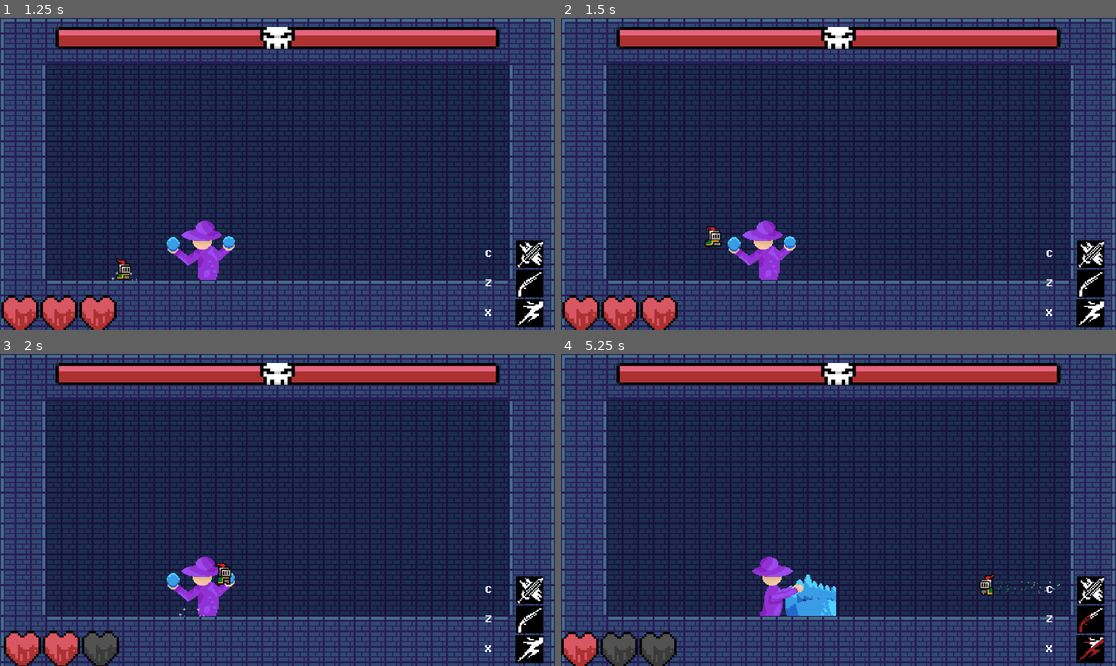
Above: before the commit, frames 1-4 (two rows, left to right).
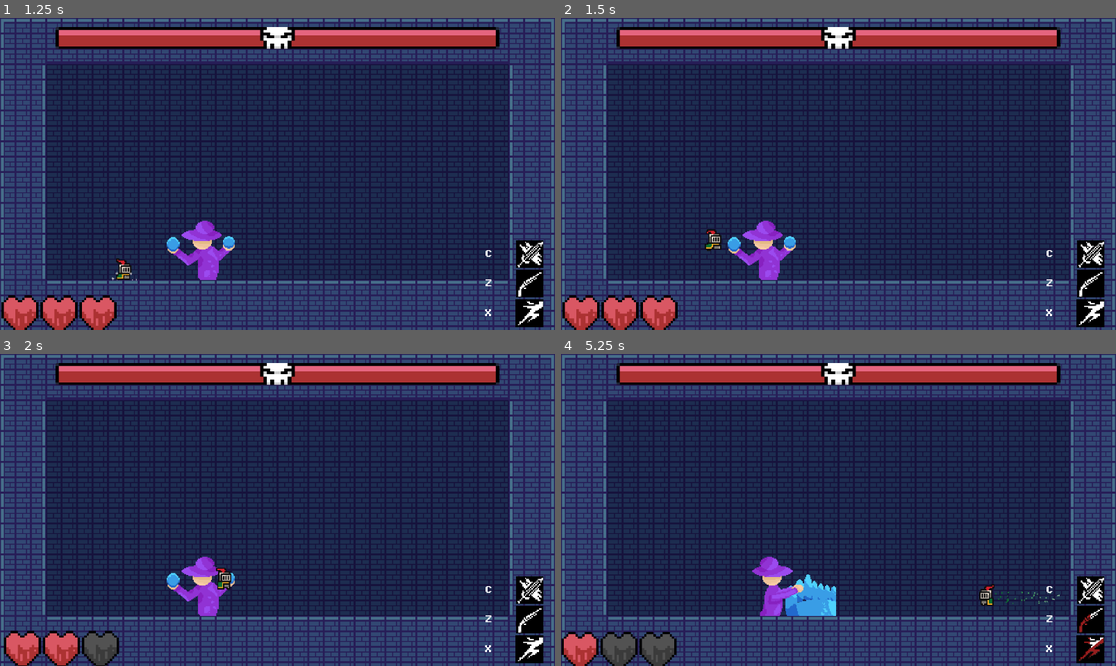
Above: after the commit, the same moments.

Repository: PjotrNik/shefjam
Game: Godot game, scene res://scenes/start_page.tscn
The game is run twice, just before and just after one commit, with the same random seed, the same clock (stepped at 60 frames per second) and the same inputs.
Inputs:
- Up to frame 1 (1.25 s): click "Start" at 0.5 s
- Up to frame 2 (1.5 s): hold Right (move_right) from 1.28 s (still down); tap Up (jump) at 1.35 s
- Up to frame 3 (2 s): keep holding Right (move_right); tap Up (jump) at 1.52, 1.82 s
- Up to frame 4 (5.25 s): tap X (dash) at 2.1, 5.1 s; tap Up (jump) at 2.27, 2.3, 2.57, 3.05, 3.77, 3.8, 4.07, 4.35, 4.52, 4.82 s; release Right (move_right) at 2.78 s; hold Left (move_left) 2.78-3.53 s; tap C (melee_attack) at 2.85 s; hold Right (move_right) 3.53-5.03 s; tap Z (ranged_attack) at 3.6 s; hold Left (move_left) from 5.03 s (still down)

Frame 1 is identical in both runs. In frame 2, 0.2% of the frame differs, in the area x 25-29%, y 66-75%; in frame 3, 0.2%; in frame 4, 0.3%, in the area x 75-90%, y 70-81%.

Commit message:
fix jump bug

Diff:
--- a/scripts/player.gd
+++ b/scripts/player.gd
@@ -55,7 +55,7 @@
 	if Input.is_action_just_pressed("jump") and is_on_floor():
 		velocity.y = JUMP_VELOCITY
 	elif velocity.y <= 0 and Input.is_action_just_released("jump"):
-		velocity.y = -100
+		velocity.y = 0
 
 	# Get the input direction: -1, 0, +1
 	var direction = Input.get_axis("move_left", "move_right")
